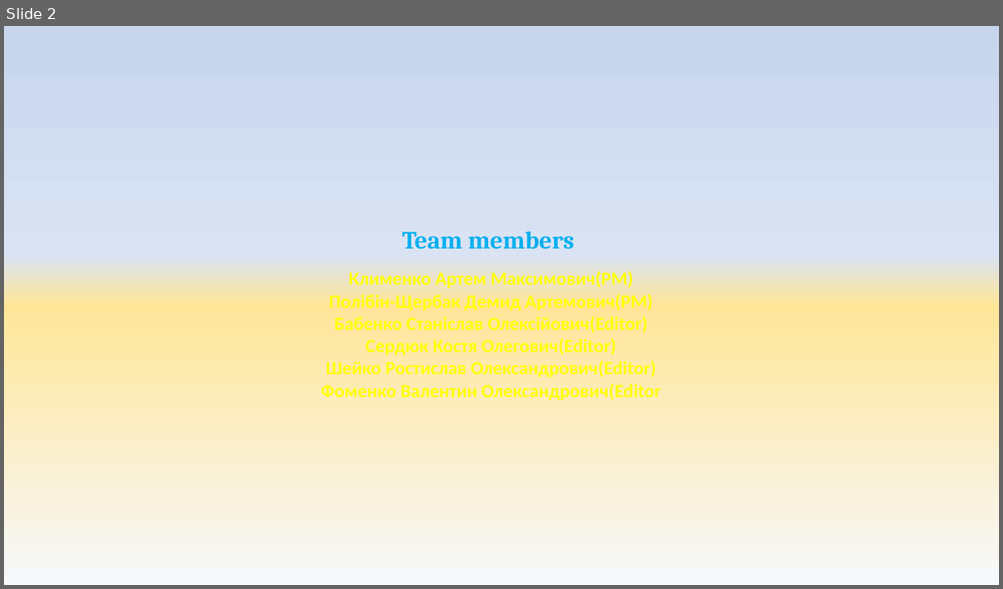
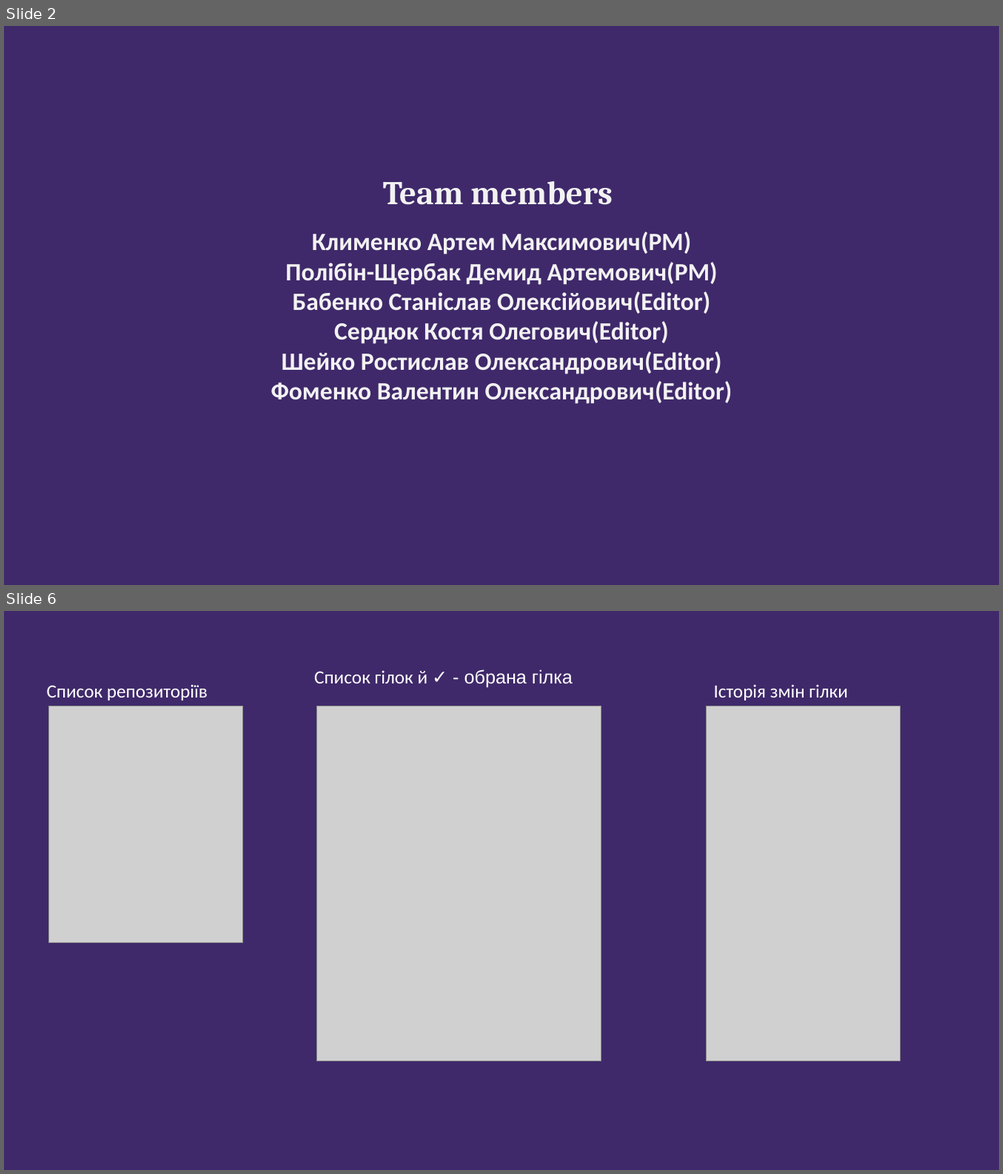
Before and after one commit to ArtemKlym/git_presentation, a slide deck: Git_1 part.pptx. Shown one above the other, each under a label of ours: slide 2 before the commit, slides 2 and 6 after it; the slides between them are not shown. The pictures are 1003x589 and 1003x1174 pixels, drawn with LibreOffice and Linux fonts; fonts in the diff are those of the drawing; grey boxes stand for pictures; background and template pictures are left out. Boxes give left, top, right and bottom in pixels: in the first picture for what was removed or moved away, otherwise in the second. Text is boxed around its words. In the diff, an @@ line names an element or a change of style, - is before the commit and + after.

```diff
--- a/Git_1 part.pptx
+++ b/Git_1 part.pptx
@@ slide 6 added at bbox=[4, 611, 999, 1170], background picture (left out) @@
@@ text added at bbox=[314, 669, 572, 688], 18 pt, text #FFFFFF @@
+Список гілок й ✓ - обрана гілка
@@ text added at bbox=[47, 684, 208, 701], 18 pt, text #FFFFFF @@
+Список репозиторіїв
@@ text added at bbox=[714, 684, 848, 701], 18 pt, text #FFFFFF @@
+Історія змін гілки
@@ picture added at bbox=[48, 706, 243, 943] @@
@@ picture added at bbox=[316, 706, 601, 1062] @@
@@ picture added at bbox=[706, 706, 899, 1062] @@
@@ slide 2 changed as well @@
@@ background gradient #F6F8FC to #FFE699 to #DAE3F3 to #C7D5ED to picture (left out) @@
@@ text at bbox=[271, 181, 732, 404]: text changed; size 18 to 24 pt; text colour #FFFF00 to #F2F2F2 @@
-Team members
-Клименко Артем Максимович(PM)
-Полібін-Щербак Демид Артемович(PM)
-Бабенко Станіслав Олексійович(Editor)
-Сердюк Костя Олегович(Editor)
-Шейко Ростислав Олександрович(Editor)
-Фоменко Валентин Олександрович(Editor
+Team members
+Клименко Артем Максимович(PM)
+Полібін-Щербак Демид Артемович(PM)
+Бабенко Станіслав Олексійович(Editor)
+Сердюк Костя Олегович(Editor)
+Шейко Ростислав Олександрович(Editor)
+Фоменко Валентин Олександрович(Editor)
```
Also in this commit, not shown: 6 other slides changed, 3 other slides added.
